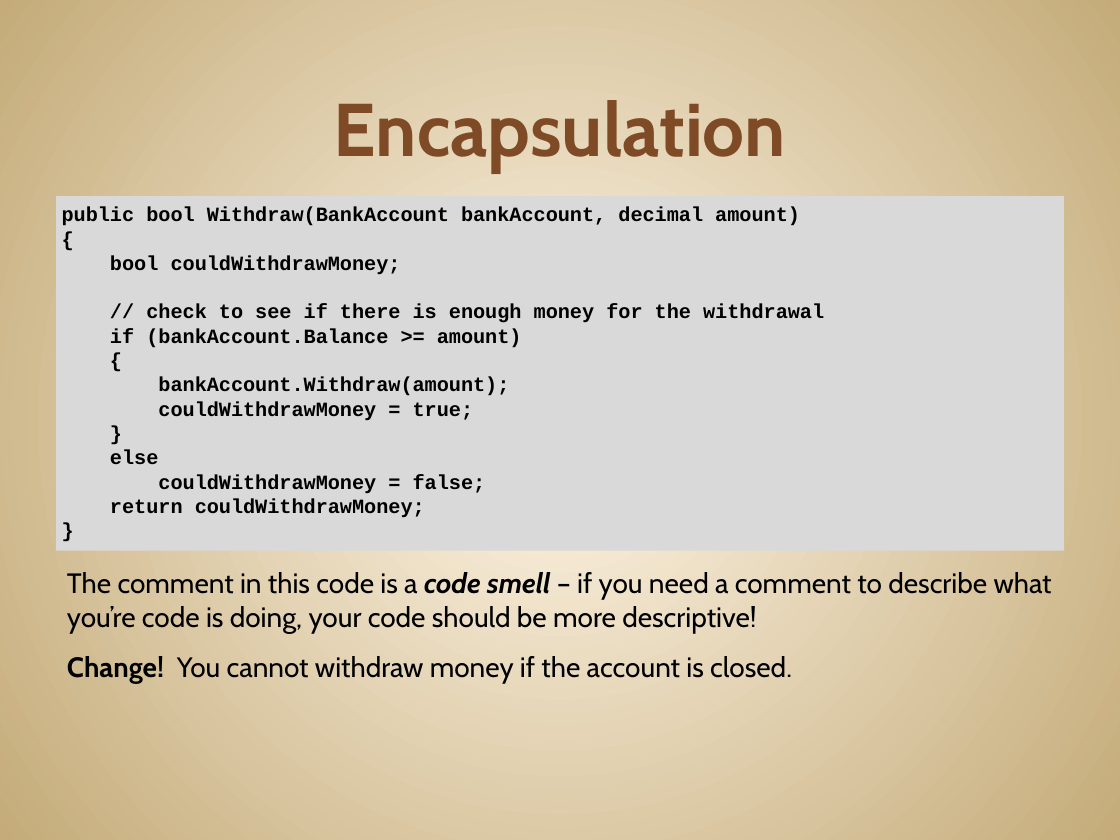
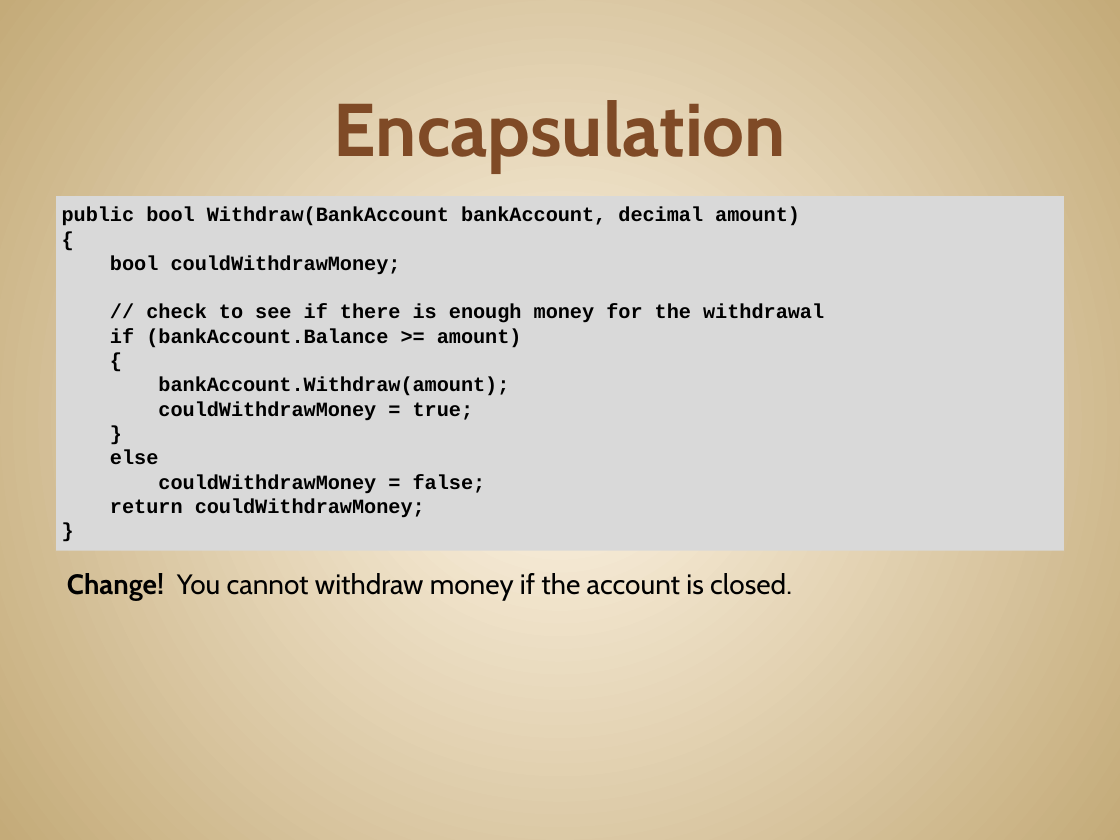
Before and after one commit to JonKruger/oop-solid-sample, a slide deck: slide 25 of slides/OOP-SOLID-CodeMash.pptx (slide 26 before the commit). Drawn at 1120x840 pixels with LibreOffice and Linux fonts; fonts in the diff are those of the drawing. Boxes give left, top, right and bottom in pixels: in the first picture for what was removed or moved away, otherwise in the second. Text is boxed around its words. In the diff, an @@ line names an element or a change of style, - is before the commit and + after.

```diff
--- a/slides/OOP-SOLID-CodeMash.pptx
+++ b/slides/OOP-SOLID-CodeMash.pptx
@@ text "Change! You cannot withdraw money ...": place and size @@
-text "Change! You cannot withdraw money ..." at (67,656,792,683)
+text "Change! You cannot withdraw money ..." at (67,573,792,601)
@@ text removed at (67,572,1052,633) @@
-The comment in this code is a code smell – if you need a comment to describe what you’re code is doing, your code should be more descriptive!
```
Also in this commit, not shown: 11 other slides changed, 4 slides added, 4 slides removed, 4 other files.
